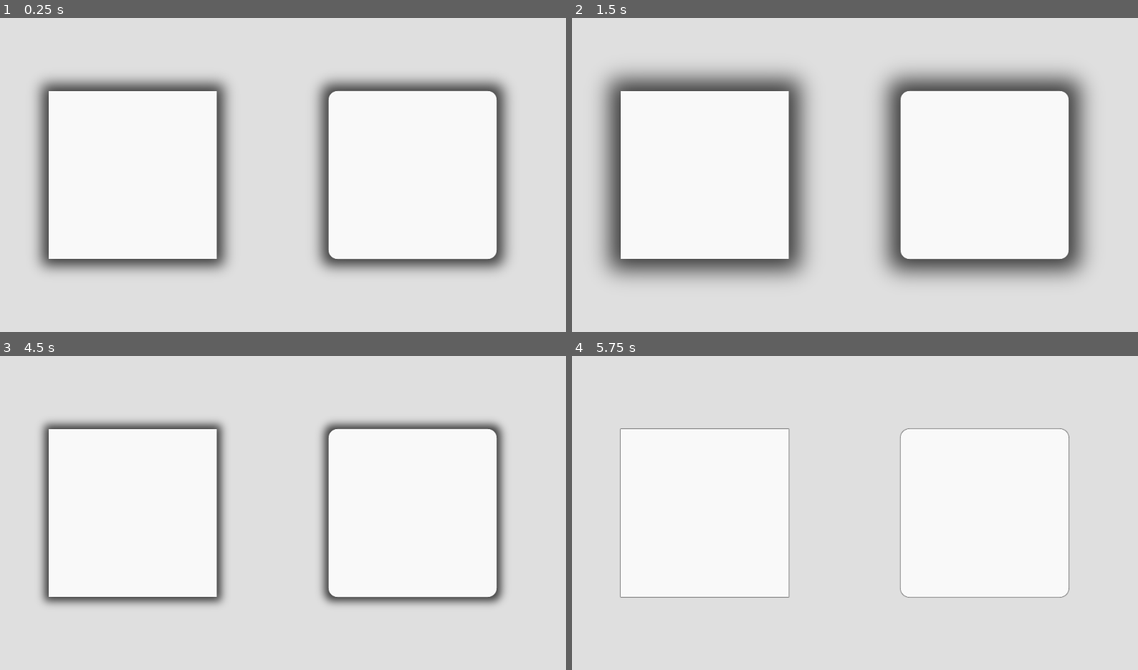
Above: before the commit, frames 1-4 (two rows, left to right).
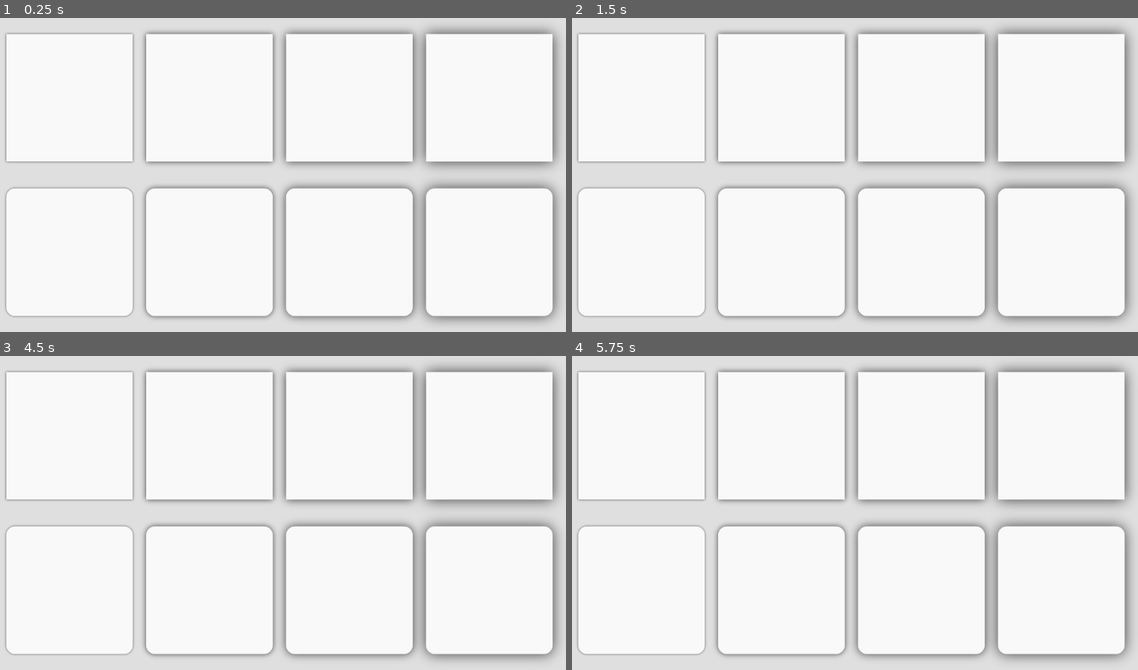
Above: after the commit, the same moments.

Repository: joconsta/godot-shadow-shader
Game: Godot game, scene res://demo.tscn
The game is run twice, just before and just after one commit, with the same random seed, the same clock (stepped at 60 frames per second) and the same inputs. The project has no main scene, so this scene is started directly.
Inputs:
- Up to frame 1 (0.25 s): no input
- Up to frame 2 (1.5 s): tap Enter at 0.5 s; tap Space at 1.25 s
- Up to frame 3 (4.5 s): tap Enter at 2, 3.5 s; tap Space at 2.75, 4.25 s
- Up to frame 4 (5.75 s): no input

The runs differ from the first frame. In frame 1, 62% of the frame differs, in the area x 0-99%, y 2-98%; in frame 2, 62%; in frame 3, 61%; in frame 4, 61%.

Commit message:
Improve demo scene.
Removed independent Rect and RoundedRect scenes and showcase variety of shadow sizes in demo scene.

Diff:
--- a/demo/demo.gd
+++ /dev/null
@@ -1,34 +0,0 @@
-extends ColorRect
-
-onready var the_rect_shadow = $Rect/Shadow
-onready var the_rounded_rect_shadow = $RoundedRect/Shadow
-
-const corner_radius = 16    # the same as the stylebox of RoundedRect
-
-var total_time : float = 0.0
-
-var angle : float
-var z : float
-var p : float
-var shadow_size : float
-
-func _ready():
-    the_rounded_rect_shadow.corner_radius = corner_radius
-
-func _process(delta):
-    total_time += 3 * delta
-    angle = (total_time / 100) * PI * 2
-    z = 1.0 + sin(angle * 4)
-    p = (20 * z) / 2
-    shadow_size = z * 10
-
-    # scale the shadow's rect in the vertex shader as z increases
-    var r = the_rect_shadow.get_rect()
-    the_rect_shadow.material.set_shader_param("rect_position", Vector2(-p, -p))
-    the_rect_shadow.material.set_shader_param("rect_end", r.size + Vector2(p, p))
-    the_rect_shadow.material.set_shader_param("shadow_size", shadow_size)
-
-    r = the_rounded_rect_shadow.get_rect()
-    the_rounded_rect_shadow.material.set_shader_param("rect_position", Vector2(-p, -p))
-    the_rounded_rect_shadow.material.set_shader_param("rect_end", r.size + Vector2(p, p))
-    the_rounded_rect_shadow.material.set_shader_param("shadow_size", shadow_size)
--- a/demo/demo.tscn
+++ b/demo/demo.tscn
@@ -1,24 +1,267 @@
-[gd_scene load_steps=4 format=2]
-
-[ext_resource path="res://rect.tscn" type="PackedScene" id=1]
-[ext_resource path="res://rounded_rect.tscn" type="PackedScene" id=2]
-[ext_resource path="res://demo.gd" type="Script" id=3]
+[gd_scene load_steps=13 format=2]
+
+[ext_resource path="res://rect_shadow.shader" type="Shader" id=1]
+[ext_resource path="res://rect_shadow.gd" type="Script" id=2]
+
+[sub_resource type="StyleBoxFlat" id=1]
+bg_color = Color( 0.980392, 0.980392, 0.980392, 1 )
+
+[sub_resource type="ShaderMaterial" id=2]
+shader = ExtResource( 1 )
+shader_param/rect_position = Vector2( 0, 0 )
+shader_param/rect_end = Vector2( 226, 228 )
+shader_param/rect_corner_radius = 0
+shader_param/shadow_size = 2.0
+
+[sub_resource type="ShaderMaterial" id=3]
+shader = ExtResource( 1 )
+shader_param/rect_position = Vector2( 0, 0 )
+shader_param/rect_end = Vector2( 226, 228 )
+shader_param/rect_corner_radius = 0
+shader_param/shadow_size = 5.0
+
+[sub_resource type="ShaderMaterial" id=4]
+shader = ExtResource( 1 )
+shader_param/rect_position = Vector2( 0, 0 )
+shader_param/rect_end = Vector2( 226, 228 )
+shader_param/rect_corner_radius = 0
+shader_param/shadow_size = 8.0
+
+[sub_resource type="ShaderMaterial" id=5]
+shader = ExtResource( 1 )
+shader_param/rect_position = Vector2( 0, 0 )
+shader_param/rect_end = Vector2( 226, 228 )
+shader_param/rect_corner_radius = 0
+shader_param/shadow_size = 12.0
+
+[sub_resource type="StyleBoxFlat" id=6]
+bg_color = Color( 0.980392, 0.980392, 0.980392, 1 )
+corner_radius_top_left = 16
+corner_radius_top_right = 16
+corner_radius_bottom_right = 16
+corner_radius_bottom_left = 16
+
+[sub_resource type="ShaderMaterial" id=7]
+shader = ExtResource( 1 )
+shader_param/rect_position = Vector2( 0, 0 )
+shader_param/rect_end = Vector2( 226, 228 )
+shader_param/rect_corner_radius = 16
+shader_param/shadow_size = 2.0
+
+[sub_resource type="ShaderMaterial" id=8]
+shader = ExtResource( 1 )
+shader_param/rect_position = Vector2( 0, 0 )
+shader_param/rect_end = Vector2( 226, 228 )
+shader_param/rect_corner_radius = 16
+shader_param/shadow_size = 7.0
+
+[sub_resource type="ShaderMaterial" id=9]
+shader = ExtResource( 1 )
+shader_param/rect_position = Vector2( 0, 0 )
+shader_param/rect_end = Vector2( 226, 228 )
+shader_param/rect_corner_radius = 16
+shader_param/shadow_size = 10.0
+
+[sub_resource type="ShaderMaterial" id=10]
+shader = ExtResource( 1 )
+shader_param/rect_position = Vector2( 0, 0 )
+shader_param/rect_end = Vector2( 226, 228 )
+shader_param/rect_corner_radius = 16
+shader_param/shadow_size = 20.0
 
 [node name="Background" type="ColorRect"]
 anchor_right = 1.0
 anchor_bottom = 1.0
 color = Color( 0.878431, 0.878431, 0.878431, 1 )
-script = ExtResource( 3 )
-__meta__ = {
-"_edit_use_anchors_": false
-}
-
-[node name="Rect" parent="." instance=ExtResource( 1 )]
-margin_top = 150.0
-margin_bottom = -150.0
-
-[node name="RoundedRect" parent="." instance=ExtResource( 2 )]
-margin_left = 600.0
-margin_top = 150.0
-margin_right = -124.0
-margin_bottom = -150.0
+__meta__ = {
+"_edit_use_anchors_": false
+}
+
+[node name="MarginContainer" type="MarginContainer" parent="."]
+anchor_right = 1.0
+anchor_bottom = 1.0
+custom_constants/margin_right = 24
+custom_constants/margin_top = 48
+custom_constants/margin_left = 24
+custom_constants/margin_bottom = 48
+__meta__ = {
+"_edit_use_anchors_": false
+}
+
+[node name="GridContainer" type="GridContainer" parent="MarginContainer"]
+margin_left = 24.0
+margin_top = 48.0
+margin_right = 1000.0
+margin_bottom = 552.0
+custom_constants/vseparation = 48
+custom_constants/hseparation = 24
+columns = 4
+__meta__ = {
+"_edit_use_anchors_": false
+}
+
+[node name="Rect1" type="PanelContainer" parent="MarginContainer/GridContainer"]
+margin_right = 226.0
+margin_bottom = 228.0
+size_flags_horizontal = 3
+size_flags_vertical = 3
+custom_styles/panel = SubResource( 1 )
+
+[node name="RectShadow1" type="ColorRect" parent="MarginContainer/GridContainer/Rect1"]
+show_behind_parent = true
+material = SubResource( 2 )
+margin_right = 226.0
+margin_bottom = 228.0
+color = Color( 0, 0, 0, 0.74902 )
+script = ExtResource( 2 )
+__meta__ = {
+"_edit_use_anchors_": false
+}
+shadow_size = 2
+
+[node name="Rect2" type="PanelContainer" parent="MarginContainer/GridContainer"]
+margin_left = 250.0
+margin_right = 476.0
+margin_bottom = 228.0
+size_flags_horizontal = 3
+size_flags_vertical = 3
+custom_styles/panel = SubResource( 1 )
+
+[node name="RectShadow2" type="ColorRect" parent="MarginContainer/GridContainer/Rect2"]
+show_behind_parent = true
+material = SubResource( 3 )
+margin_right = 226.0
+margin_bottom = 228.0
+color = Color( 0, 0, 0, 0.74902 )
+script = ExtResource( 2 )
+__meta__ = {
+"_edit_use_anchors_": false
+}
+shadow_size = 5
+
+[node name="Rect3" type="PanelContainer" parent="MarginContainer/GridContainer"]
+margin_left = 500.0
+margin_right = 726.0
+margin_bottom = 228.0
+size_flags_horizontal = 3
+size_flags_vertical = 3
+custom_styles/panel = SubResource( 1 )
+
+[node name="RectShadow3" type="ColorRect" parent="MarginContainer/GridContainer/Rect3"]
+show_behind_parent = true
+material = SubResource( 4 )
+margin_right = 226.0
+margin_bottom = 228.0
+color = Color( 0, 0, 0, 0.74902 )
+script = ExtResource( 2 )
+__meta__ = {
+"_edit_use_anchors_": false
+}
+shadow_size = 8
+
+[node name="Rect4" type="PanelContainer" parent="MarginContainer/GridContainer"]
+margin_left = 750.0
+margin_right = 976.0
+margin_bottom = 228.0
+size_flags_horizontal = 3
+size_flags_vertical = 3
+custom_styles/panel = SubResource( 1 )
+
+[node name="RectShadow4" type="ColorRect" parent="MarginContainer/GridContainer/Rect4"]
+show_behind_parent = true
+material = SubResource( 5 )
+margin_right = 226.0
+margin_bottom = 228.0
+color = Color( 0, 0, 0, 0.74902 )
+script = ExtResource( 2 )
+__meta__ = {
+"_edit_use_anchors_": false
+}
+shadow_size = 12
+
+[node name="RoundedRect1" type="PanelContainer" parent="MarginContainer/GridContainer"]
+margin_top = 276.0
+margin_right = 226.0
+margin_bottom = 504.0
+size_flags_horizontal = 3
+size_flags_vertical = 3
+custom_styles/panel = SubResource( 6 )
+
+[node name="RoundedRectShadow1" type="ColorRect" parent="MarginContainer/GridContainer/RoundedRect1"]
+show_behind_parent = true
+material = SubResource( 7 )
+margin_right = 226.0
+margin_bottom = 228.0
+color = Color( 0, 0, 0, 0.74902 )
+script = ExtResource( 2 )
+__meta__ = {
+"_edit_use_anchors_": false
+}
+corner_radius = 16
+shadow_size = 2
+
+[node name="RoundedRect2" type="PanelContainer" parent="MarginContainer/GridContainer"]
+margin_left = 250.0
+margin_top = 276.0
+margin_right = 476.0
+margin_bottom = 504.0
+size_flags_horizontal = 3
+size_flags_vertical = 3
+custom_styles/panel = SubResource( 6 )
+
+[node name="RoundedRectShadow2" type="ColorRect" parent="MarginContainer/GridContainer/RoundedRect2"]
+show_behind_parent = true
+material = SubResource( 8 )
+margin_right = 226.0
+margin_bottom = 228.0
+color = Color( 0, 0, 0, 0.74902 )
+script = ExtResource( 2 )
+__meta__ = {
+"_edit_use_anchors_": false
+}
+corner_radius = 16
+shadow_size = 5
+
+[node name="RoundedRect3" type="PanelContainer" parent="MarginContainer/GridContainer"]
+margin_left = 500.0
+margin_top = 276.0
+margin_right = 726.0
+margin_bottom = 504.0
+size_flags_horizontal = 3
+size_flags_vertical = 3
+custom_styles/panel = SubResource( 6 )
+
+[node name="RoundedRectShadow3" type="ColorRect" parent="MarginContainer/GridContainer/RoundedRect3"]
+show_behind_parent = true
+material = SubResource( 9 )
+margin_right = 226.0
+margin_bottom = 228.0
+color = Color( 0, 0, 0, 0.74902 )
+script = ExtResource( 2 )
+__meta__ = {
+"_edit_use_anchors_": false
+}
+corner_radius = 16
+shadow_size = 8
+
+[node name="RoundedRect4" type="PanelContainer" parent="MarginContainer/GridContainer"]
+margin_left = 750.0
+margin_top = 276.0
+margin_right = 976.0
+margin_bottom = 504.0
+size_flags_horizontal = 3
+size_flags_vertical = 3
+custom_styles/panel = SubResource( 6 )
+
+[node name="RoundedRectShadow4" type="ColorRect" parent="MarginContainer/GridContainer/RoundedRect4"]
+show_behind_parent = true
+material = SubResource( 10 )
+margin_right = 226.0
+margin_bottom = 228.0
+color = Color( 0, 0, 0, 0.74902 )
+script = ExtResource( 2 )
+__meta__ = {
+"_edit_use_anchors_": false
+}
+corner_radius = 16
+shadow_size = 12
--- a/demo/rect.tscn
+++ /dev/null
@@ -1,37 +0,0 @@
-[gd_scene load_steps=5 format=2]
-
-[ext_resource path="res://rect_shadow.shader" type="Shader" id=1]
-[ext_resource path="res://rect_shadow.gd" type="Script" id=3]
-
-[sub_resource type="StyleBoxFlat" id=1]
-bg_color = Color( 0.980392, 0.980392, 0.980392, 1 )
-
-[sub_resource type="ShaderMaterial" id=2]
-shader = ExtResource( 1 )
-shader_param/rect_position = Vector2( 0, 0 )
-shader_param/rect_end = Vector2( 300, 300 )
-shader_param/rect_corner_radius = 0
-shader_param/shadow_size = 20.0
-
-[node name="Rect" type="Panel"]
-anchor_right = 1.0
-anchor_bottom = 1.0
-margin_left = 100.0
-margin_top = 100.0
-margin_right = -624.0
-margin_bottom = -200.0
-custom_styles/panel = SubResource( 1 )
-__meta__ = {
-"_edit_use_anchors_": false
-}
-
-[node name="Shadow" type="ColorRect" parent="."]
-show_behind_parent = true
-material = SubResource( 2 )
-margin_right = 300.0
-margin_bottom = 300.0
-color = Color( 0, 0, 0, 0.74902 )
-script = ExtResource( 3 )
-__meta__ = {
-"_edit_use_anchors_": false
-}
--- a/demo/rounded_rect.tscn
+++ /dev/null
@@ -1,40 +0,0 @@
-[gd_scene load_steps=5 format=2]
-
-[ext_resource path="res://rect_shadow.shader" type="Shader" id=1]
-[ext_resource path="res://rect_shadow.gd" type="Script" id=2]
-
-[sub_resource type="StyleBoxFlat" id=1]
-bg_color = Color( 0.980392, 0.980392, 0.980392, 1 )
-corner_radius_top_left = 16
-corner_radius_top_right = 16
-corner_radius_bottom_right = 16
-corner_radius_bottom_left = 16
-
-[sub_resource type="ShaderMaterial" id=2]
-shader = ExtResource( 1 )
-shader_param/rect_position = Vector2( 0, 0 )
-shader_param/rect_end = Vector2( 300, 300 )
-shader_param/rect_corner_radius = 16
-shader_param/shadow_size = 20.0
-
-[node name="RoundedRect" type="Panel"]
-anchor_right = 1.0
-anchor_bottom = 1.0
-margin_left = 100.0
-margin_top = 100.0
-margin_right = -624.0
-margin_bottom = -200.0
-rect_min_size = Vector2( 300, 300 )
-custom_styles/panel = SubResource( 1 )
-__meta__ = {
-"_edit_use_anchors_": false
-}
-
-[node name="Shadow" type="ColorRect" parent="."]
-show_behind_parent = true
-material = SubResource( 2 )
-margin_right = 300.0
-margin_bottom = 300.0
-color = Color( 0, 0, 0, 0.74902 )
-script = ExtResource( 2 )
-corner_radius = 16
Not shown, changed: README.md
Not shown, added: rect_shadows.png
Not shown, removed: rect_shadows_large.png
Not shown, removed: rect_shadows_small.png
